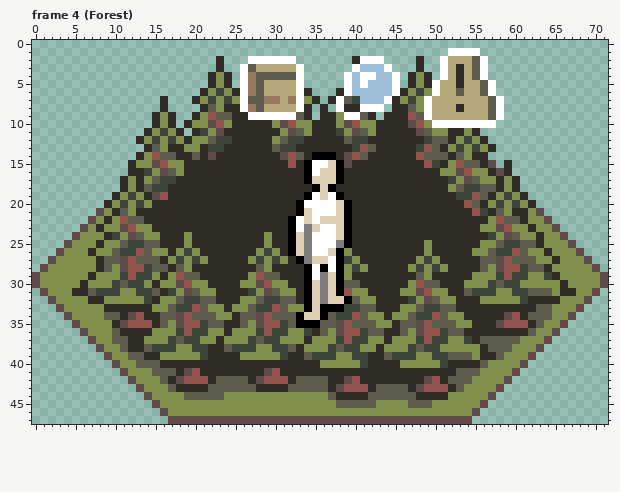
Edited in one commit: pixel-art file (Resources/Aseprite/tiles.aseprite). That is the earlier state.
72x48 pixels, 5 frames. Shown: frame 4 (Forest). The commit also changed other frames, which this record leaves out.
The same view after the edit:
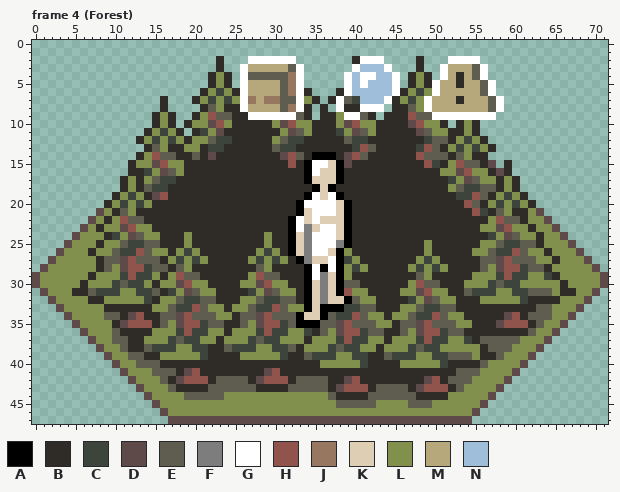
Palette (. is transparent): A #000000  B #2f2c27  C #3d443b  D #5e4a48  E #5f5d4f  F #7d7d7d  G #ffffff  H #90544d  J #977760  K #deceb4  L #81904d  M #b6a87b  N #9fbeda
Difference:
Changed rows in their new state; - is an unchanged pixel.
Frame 4 (Forest), layer "ui":
first column x 27:
 1 -------------------------....---
 2 ------------------------.GGGG.--
 3 M----E--------------------M-----
 4 E----J--------------------------
 5 MM--EJ--------------------------
 6 MM--EJ--------------------M-----
 7 JM--EE--------------------B-----
 8 MM--EJ--------------------M-----
 9 ----------------------EGGGGGGGG.
10 -----------------------LB.BLB..-
Where, in picture pixels (left, top, right, bottom), the same in both pictures:
changed: (424, 48, 504, 128)
changed: (248, 64, 296, 112)
